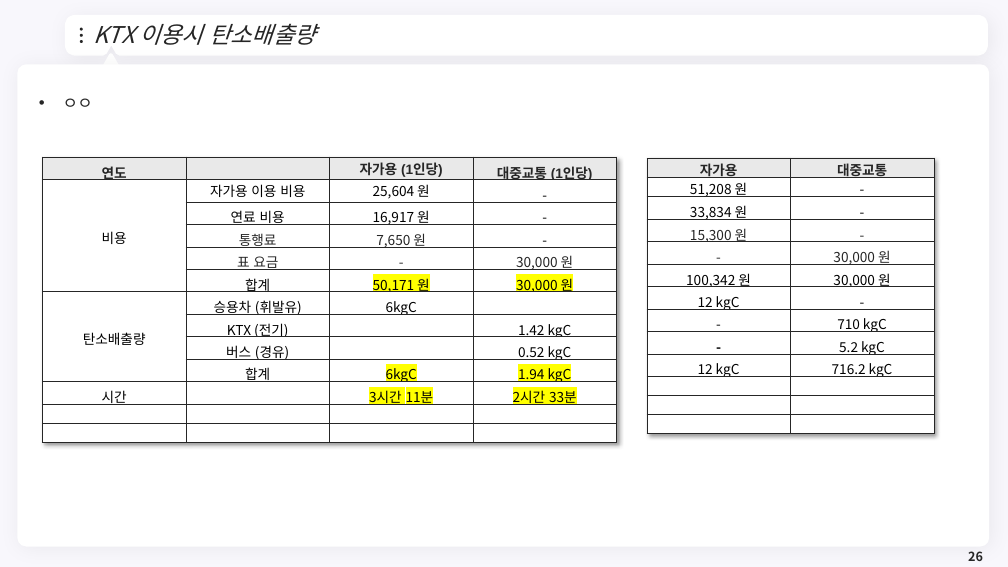
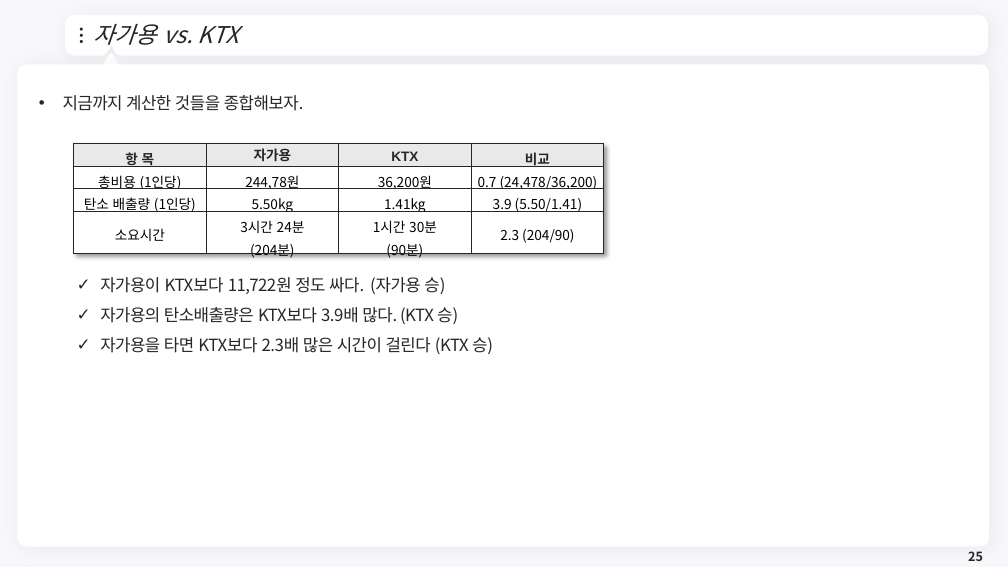
Before and after one commit to meandthey/Teaching, a slide deck: slide 25 of 생활속의 경제/01_Lectures/생활속의 경제_(에너지경제)_2.pptx (slide 26 before the commit). Drawn at 1008x567 pixels with LibreOffice and Linux fonts; fonts in the diff are those of the drawing; background and template pictures are left out. Boxes give left, top, right and bottom in pixels: in the first picture for what was removed or moved away, otherwise in the second. Text is boxed around its words. In the diff, an @@ line names an element or a change of style, - is before the commit and + after.

```diff
--- a/생활속의 경제/01_Lectures/생활속의 경제_(에너지경제)_2.pptx
+++ b/생활속의 경제/01_Lectures/생활속의 경제_(에너지경제)_2.pptx
@@ title at box(93, 24, 239, 45): text changed @@
-KTX 이용시 탄소배출량
+자가용 vs. KTX
@@ text removed at box(63, 98, 93, 107) @@
-• ㅇㅇ
@@ text added at box(63, 95, 493, 354), 16 pt, text #262626 @@
+• 지금까지 계산한 것들을 종합해보자.
+  ✓ 자가용이 KTX보다 11,722원 정도 싸다. (자가용 승)
+  ✓ 자가용의 탄소배출량은 KTX보다 3.9배 많다. (KTX 승)
+  ✓ 자가용을 타면 KTX보다 2.3배 많은 시간이 걸린다 (KTX 승)
@@ table added at box(73, 144, 603, 262), 4 rows, 4 columns @@
+항 목 | 자가용 | KTX | 비교
+총비용 (1인당) | 244,78원 | 36,200원 | 0.7 (24,478/36,200)
+탄소 배출량 (1인당) | 5.50kg | 1.41kg | 3.9 (5.50/1.41)
+소요시간 | 3시간 24분 / (204분) | 1시간 30분 / (90분) | 2.3 (204/90)
@@ table removed at box(42, 157, 617, 423), 13 rows, 4 columns @@
-연도 |  | 자가용 (1인당) | 대중교통 (1인당)
-비용 | 자가용 이용 비용 | 25,604 원 | -
- | 연료 비용 | 16,917 원 | -
- | 통행료 | 7,650 원 | -
- | 표 요금 | - | 30,000 원
- | 합계 | 50,171 원 | 30,000 원
-탄소배출량 | 승용차 (휘발유) | 6kgC | 
- | KTX (전기) |  | 1.42 kgC
- | 버스 (경유) |  | 0.52 kgC
- | 합계 | 6kgC | 1.94 kgC
-시간 |  | 3시간 11분 | 2시간 33분
- |  |  | 
- |  |  | 
@@ table removed at box(647, 158, 935, 421), 13 rows, 2 columns @@
-자가용 | 대중교통
-51,208 원 | -
-33,834 원 | -
-15,300 원 | -
-- | 30,000 원
-100,342 원 | 30,000 원
-12 kgC | -
-- | 710 kgC
-- | 5.2 kgC
-12 kgC | 716.2 kgC
- | 
- | 
- | 
```
Also in this commit, not shown: 17 other slides changed, 3 slides added, 7 slides removed, 2 other files.
